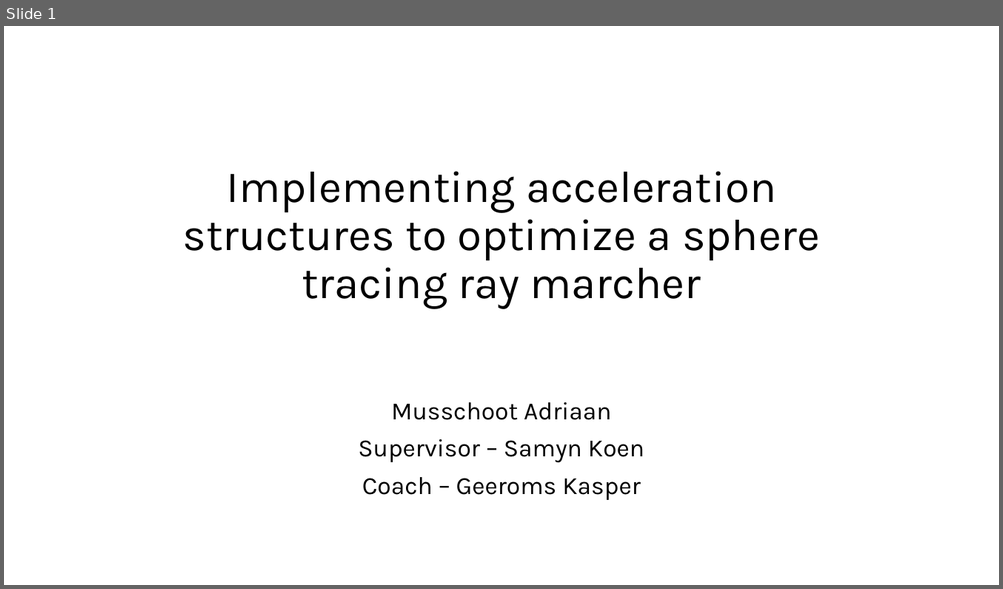
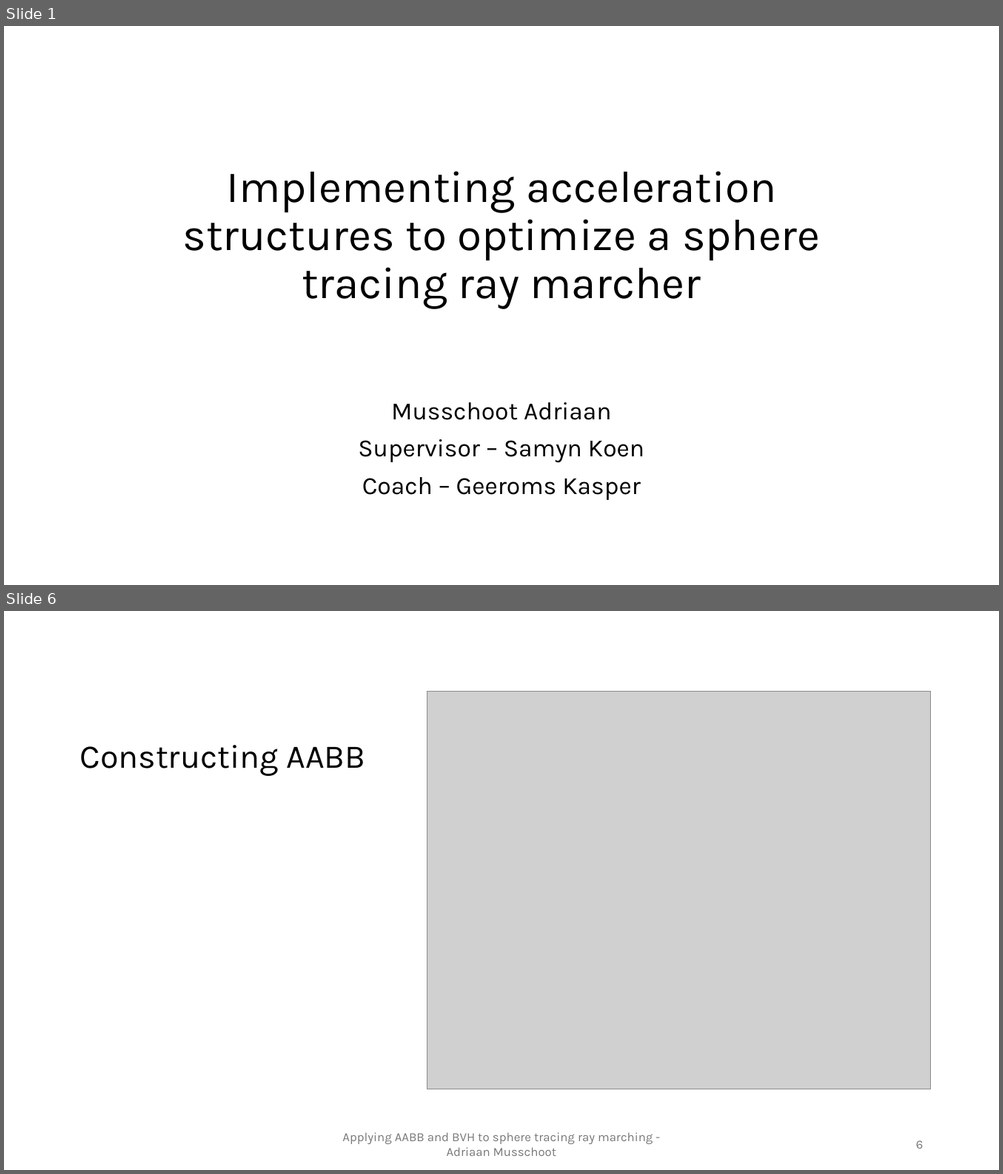
Before and after one commit to AdriaanMusschoot/GraduationWork, a slide deck: PresentationBachelorProef.pptx. Shown one above the other, each under a label of ours: slide 1 before the commit, slides 1 and 6 after it; the slides between them are not shown. The pictures are 1003x589 and 1003x1174 pixels, drawn with LibreOffice and Linux fonts; fonts in the diff are those of the drawing; grey boxes stand for pictures; background and template pictures are left out. Boxes give left, top, right and bottom in pixels: in the first picture for what was removed or moved away, otherwise in the second. Text is boxed around its words. In the diff, an @@ line names an element or a change of style, - is before the commit and + after.

```diff
--- a/PresentationBachelorProef.pptx
+++ b/PresentationBachelorProef.pptx
@@ slide 6 added at [4,611,999,1170], background #FFFFFF @@
@@ picture added at [427,692,930,1089] @@
@@ title added at [80,745,365,776], 32 pt, text #000000 @@
+Constructing AABB
@@ text added at [342,1133,652,1156], 12 pt, text #797979 @@
+Applying AABB and BVH to sphere tracing ray marching - Adriaan Musschoot
@@ page number added at [916,1141,923,1149], 12 pt, text #797979 @@
+6
```
Also in this commit, not shown: 2 slides changed, 2 other slides added, 1 other file.
